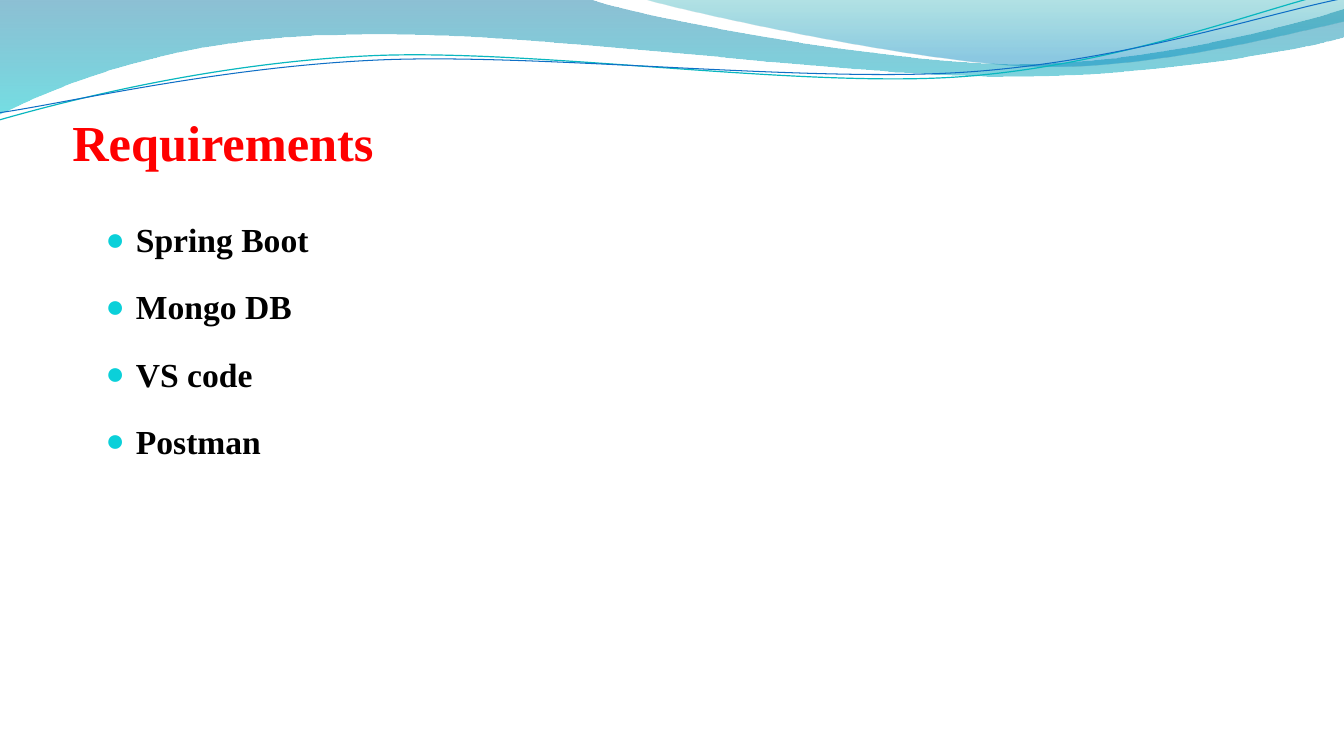
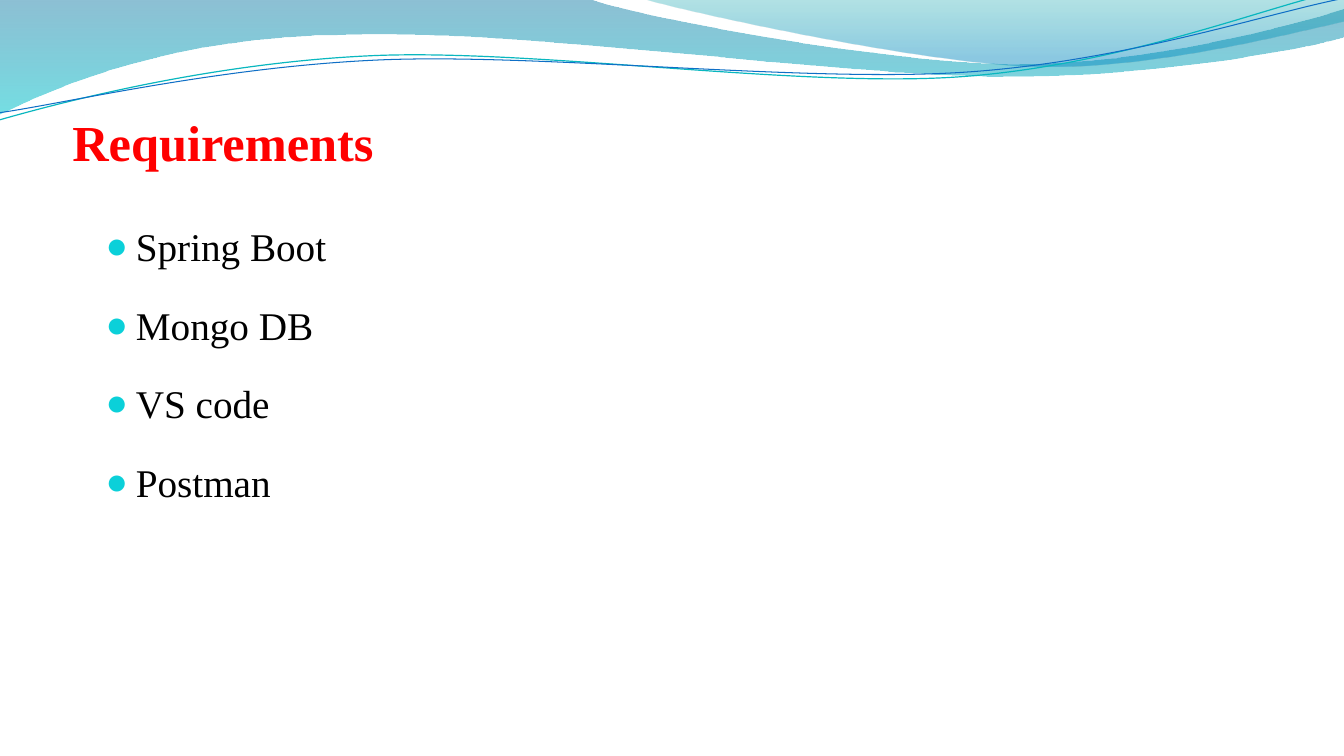
Before and after one commit to sheoranruns/Analytical-Dashboard, a slide deck: slide 3 of PPT/Data Analytics Dashboard.pptx. Drawn at 1344x756 pixels with LibreOffice and Linux fonts; fonts in the diff are those of the drawing; background and template pictures are left out. Boxes give left, top, right and bottom in pixels: in the first picture for what was removed or moved away, otherwise in the second. Text is boxed around its words. In the diff, an @@ line names an element or a change of style, - is before the commit and + after.

```diff
--- a/PPT/Data Analytics Dashboard.pptx
+++ b/PPT/Data Analytics Dashboard.pptx
@@ text "Spring Boot" at [136, 235, 326, 498]: size 24 to 28 pt, bold off @@
```
Also in this commit, not shown: 8 other slides changed, 1 slide added, 1 slide removed.
